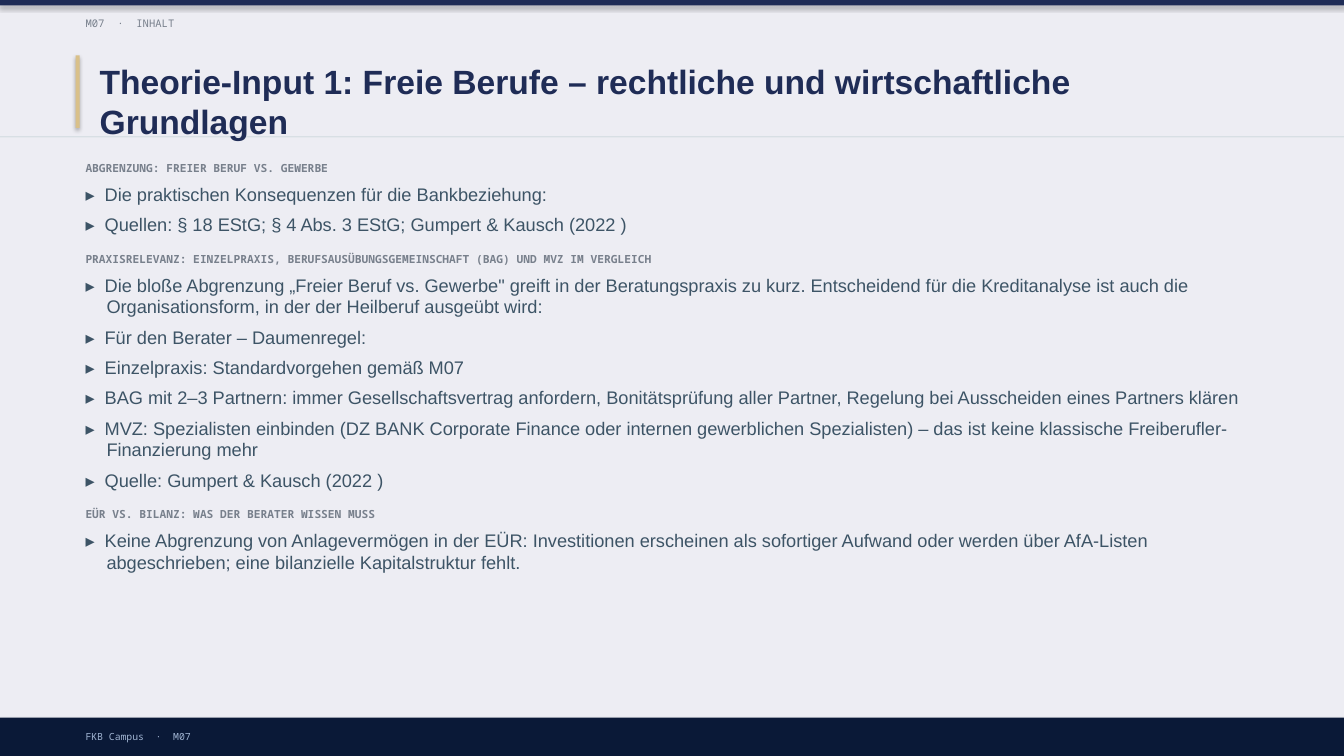
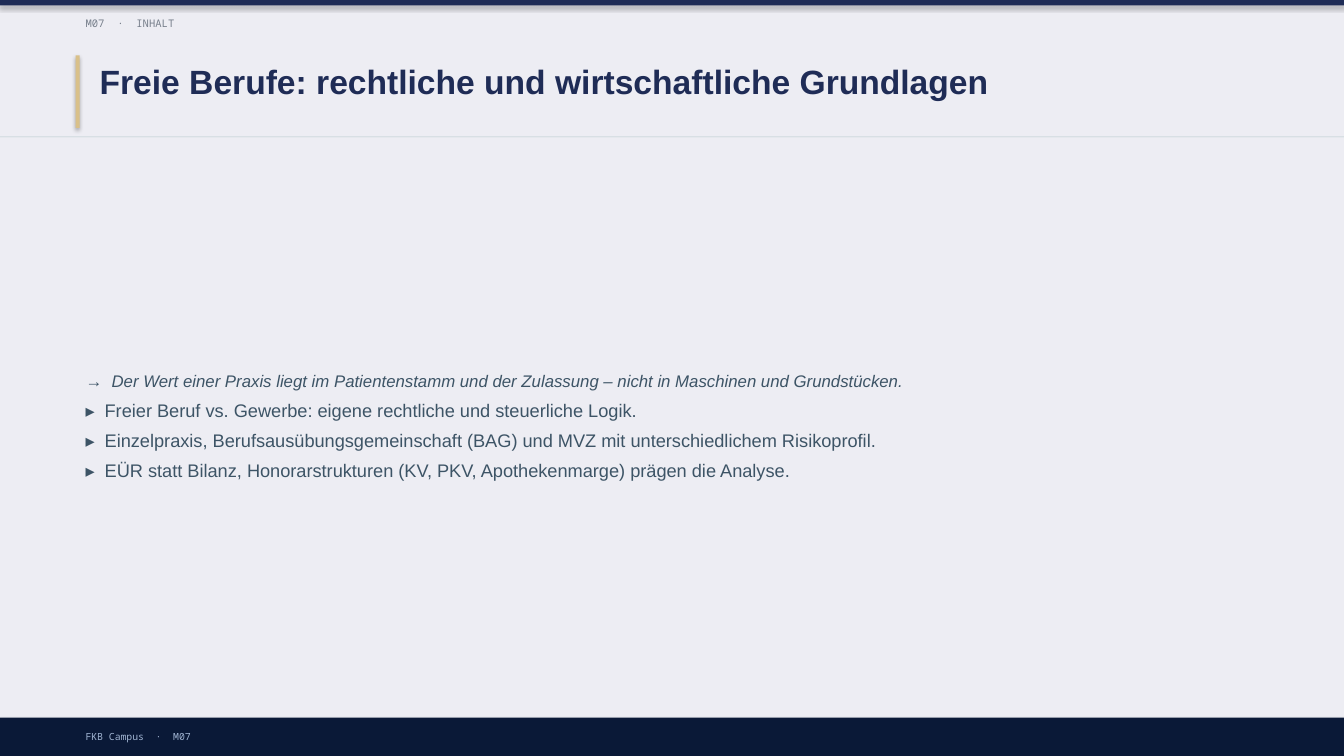
Before and after one commit to ck5rqc47pr-byte/firmenkundenakademie-online, a slide deck: slide 6 of protected-downloads/praesentation/M07.pptx (slide 5 before the commit). Drawn at 1344x756 pixels with LibreOffice and Linux fonts; fonts in the diff are those of the drawing. Boxes give left, top, right and bottom in pixels: in the first picture for what was removed or moved away, otherwise in the second. Text is boxed around its words. In the diff, an @@ line names an element or a change of style, - is before the commit and + after.

```diff
--- a/protected-downloads/praesentation/M07.pptx
+++ b/protected-downloads/praesentation/M07.pptx
@@ text at <box>100,69,988,101</box>: text changed @@
-Theorie-Input 1: Freie Berufe – rechtliche und wirtschaftliche Grundlagen
+Freie Berufe: rechtliche und wirtschaftliche Grundlagen
@@ text "→ Der Wert einer Praxis ..." at <box>105,375,903,481</box>: vertical alignment top to middle @@
@@ text at <box>105,375,903,481</box>: text changed @@
-ABGRENZUNG: FREIER BERUF VS. GEWERBE
-▸ Die praktischen Konsequenzen für die Bankbeziehung:
-▸ Quellen: § 18 EStG; § 4 Abs. 3 EStG; Gumpert & Kausch (2022 )
-PRAXISRELEVANZ: EINZELPRAXIS, BERUFSAUSÜBUNGSGEMEINSCHAFT (BAG) UND MVZ IM VERGLEICH
-▸ Die bloße Abgrenzung „Freier Beruf vs. Gewerbe" greift in der Beratungspraxis zu kurz. Entscheidend für die Kreditanalyse ist auch die Organisationsform, in der der Heilberuf ausgeübt wird:
-▸ Für den Berater – Daumenregel:
-▸ Einzelpraxis: Standardvorgehen gemäß M07
-▸ BAG mit 2–3 Partnern: immer Gesellschaftsvertrag anfordern, Bonitätsprüfung aller Partner, Regelung bei Ausscheiden eines Partners klären
-▸ MVZ: Spezialisten einbinden (DZ BANK Corporate Finance oder internen gewerblichen Spezialisten) – das ist keine klassische Freiberufler-Finanzierung mehr
-▸ Quelle: Gumpert & Kausch (2022 )
-EÜR VS. BILANZ: WAS DER BERATER WISSEN MUSS
-▸ Keine Abgrenzung von Anlagevermögen in der EÜR: Investitionen erscheinen als sofortiger Aufwand oder werden über AfA-Listen abgeschrieben; eine bilanzielle Kapitalstruktur fehlt.
+→ Der Wert einer Praxis liegt im Patientenstamm und der Zulassung – nicht in Maschinen und Grundstücken.
+▸ Freier Beruf vs. Gewerbe: eigene rechtliche und steuerliche Logik.
+▸ Einzelpraxis, Berufsausübungsgemeinschaft (BAG) und MVZ mit unterschiedlichem Risikoprofil.
+▸ EÜR statt Bilanz, Honorarstrukturen (KV, PKV, Apothekenmarge) prägen die Analyse.
```
Also in this commit, not shown: 3 other slides changed, 7 slides added, 4 slides removed, 1 other file.
